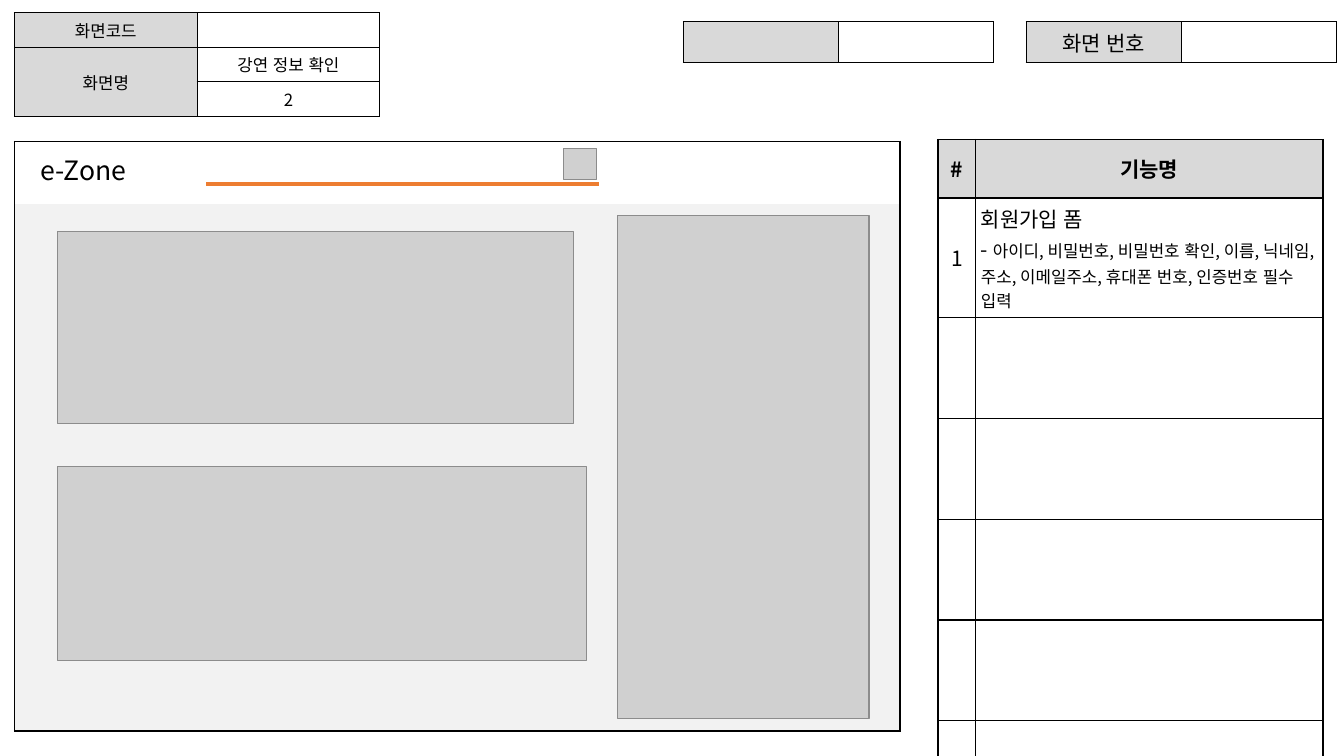
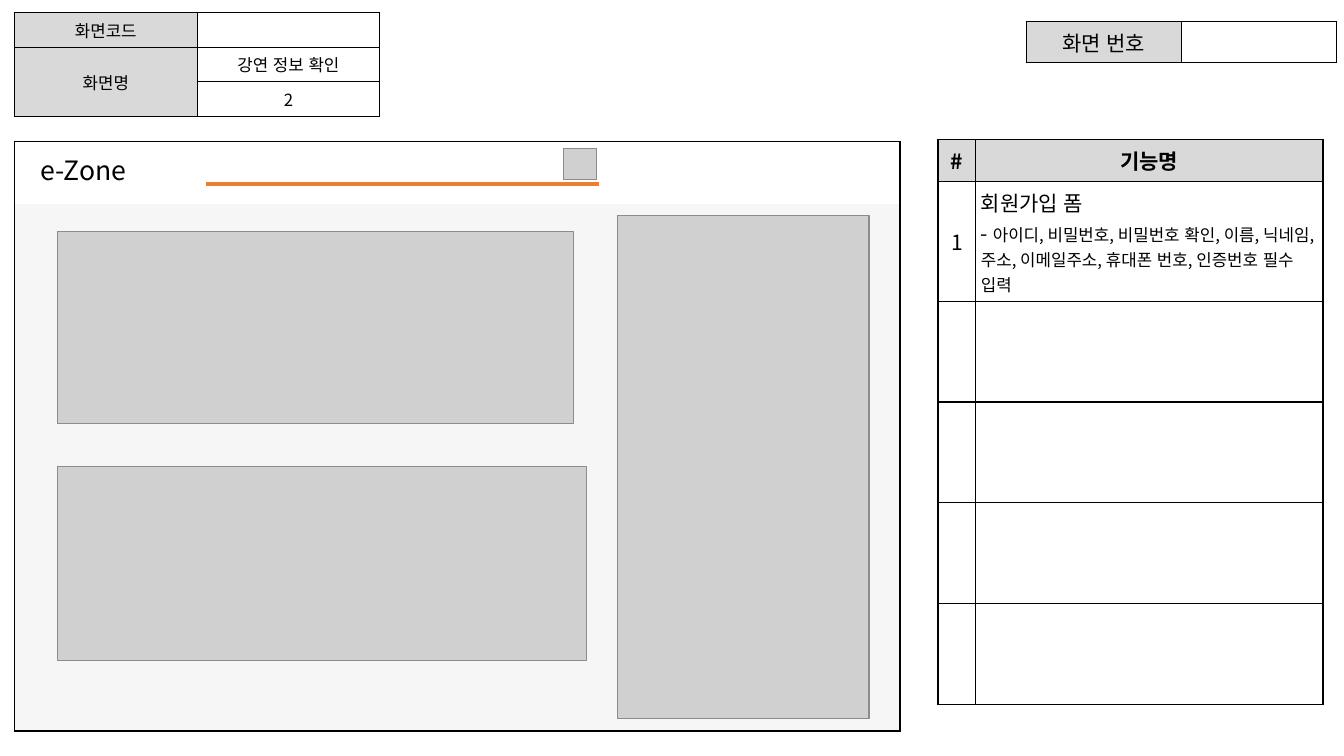
Before and after one commit to ezenteam2/e-Zone, a slide deck: slide 3 of 0 발표용 파워포인트/project05 - 파워포인트 종합 - 서희.pptx. Drawn at 1344x756 pixels with LibreOffice and Linux fonts; fonts in the diff are those of the drawing; grey boxes stand for pictures. Boxes give left, top, right and bottom in pixels: in the first picture for what was removed or moved away, otherwise in the second. Text is boxed around its words. In the diff, an @@ line names an element or a change of style, - is before the commit and + after.

```diff
--- a/0 발표용 파워포인트/project05 - 파워포인트 종합 - 서희.pptx
+++ b/0 발표용 파워포인트/project05 - 파워포인트 종합 - 서희.pptx
@@ table removed at <box>684,22,994,57</box>, 1 rows, 2 columns @@
- | 
@@ table at <box>939,139,1323,686</box> @@
-row 7:  | 
```
Also in this commit, not shown: 3 other slides changed, 8 slides added.
